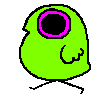
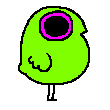
Comparing the layer stacks of the two 110x110 images. Changes:
added group "Group 3" with 2 layers above "Group 2" over [18, 4, 91, 102]
added layer "Layer 13" in group "Group 3" over [18, 4, 91, 102]
added group "Group 2" with 3 layers above "Group 1" over [18, 17, 91, 102]
added group "Group 1" with 4 layers above "Layer 0" over [18, 4, 91, 102]
hid "Layer 9", moved it into group "Group 1", painted on it over [18, 4, 91, 101]
